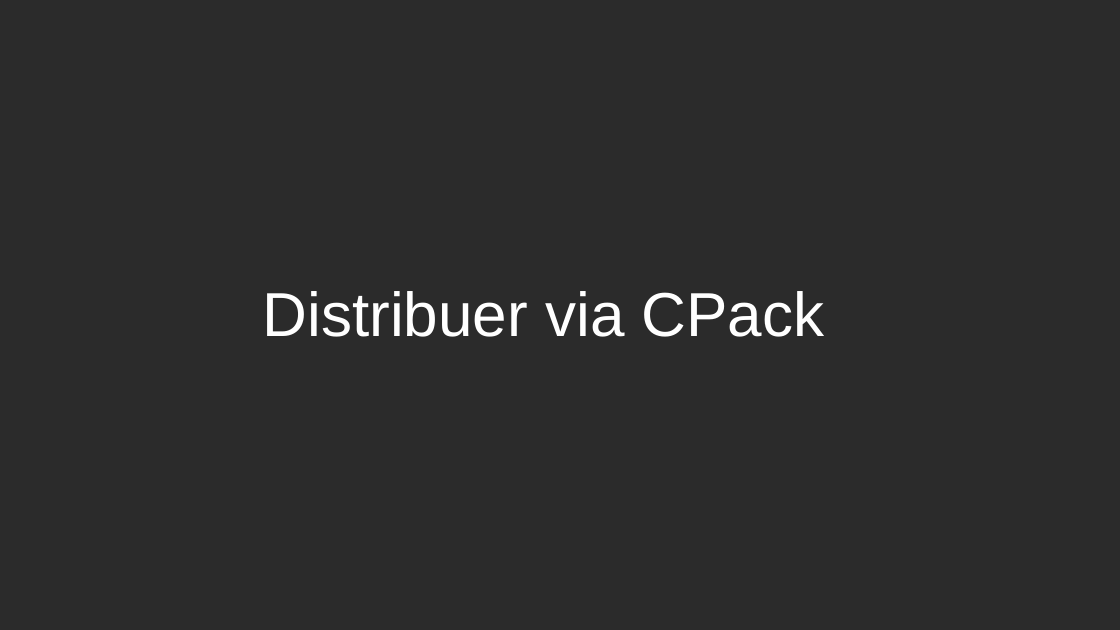
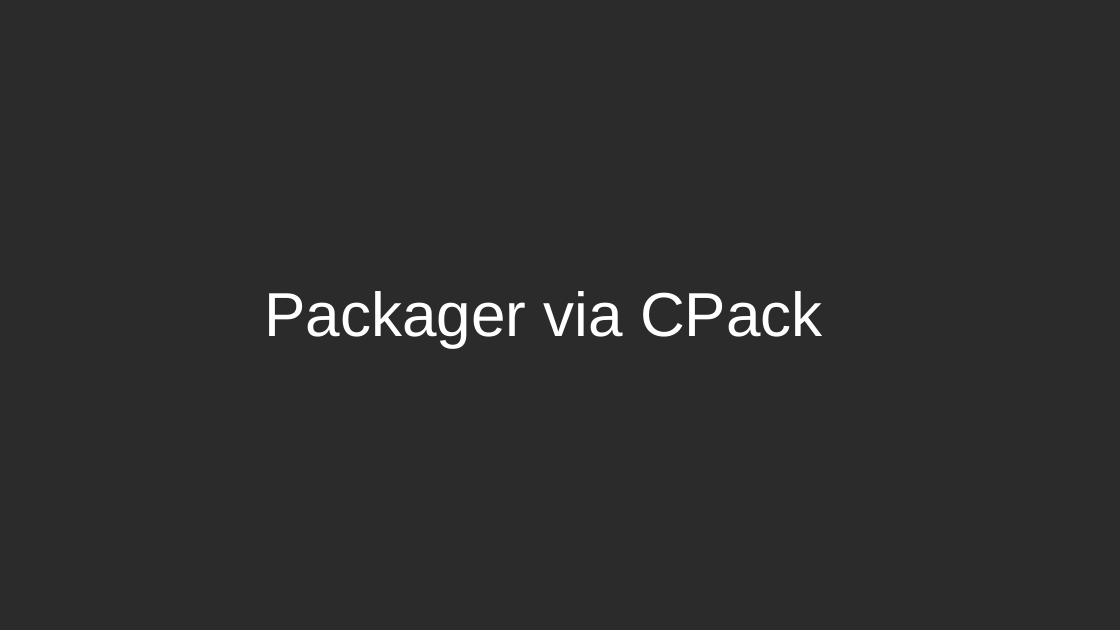
Before and after one commit to joeBlinx/Presentation_CMake, a slide deck: slide 7 of Presentation_CMake.odp. Drawn at 1120x630 pixels with LibreOffice and Linux fonts; fonts in the diff are those of the drawing; background and template pictures are left out; a plain dark background stands for a picture behind light text. Boxes give left, top, right and bottom in pixels: in the first picture for what was removed or moved away, otherwise in the second. Text is boxed around its words. In the diff, an @@ line names an element or a change of style, - is before the commit and + after.

```diff
--- a/Presentation_CMake.odp
+++ b/Presentation_CMake.odp
@@ title at (264,291,823,348): text changed @@
-Distribuer via CPack
+Packager via CPack
```
Also in this commit, not shown: 2 other slides changed, 2 slides added, 2 slides removed, 1 other file.
